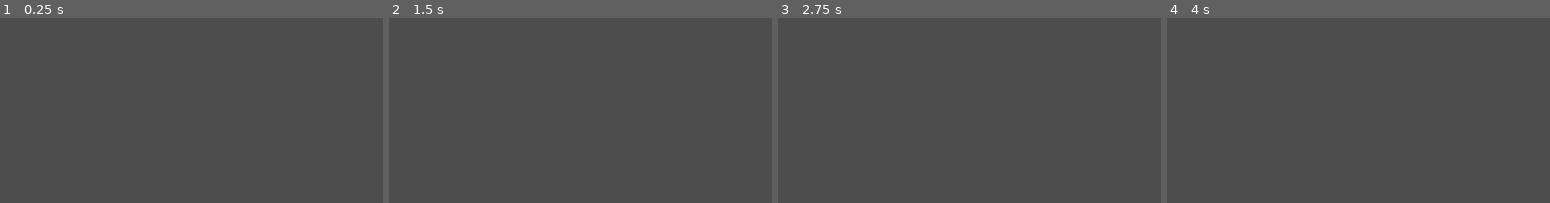
Above: before the commit, frames 1-4 (left to right).
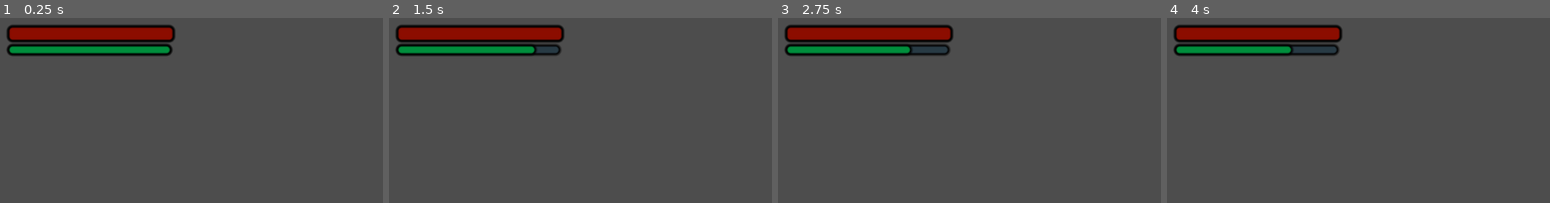
Above: after the commit, the same moments.

Repository: arek-e/brackeys-2024.2
Game: Godot game, scene res://scenes/main.tscn
Two runs of this game, one before a commit and one after it. Both use one fixed random seed, a clock stepped at 60 frames per second and the inputs below.
Inputs:
- Up to frame 1 (0.25 s): no input
- Up to frame 2 (1.5 s): tap Enter at 0.5 s; hold D (move_right) 0.53-1.28 s; hold Shift (sprint) 0.53-1.28 s; hold S (move_down) from 1.28 s (still down); tap Shift (sprint) at 1.35 s
- Up to frame 3 (2.75 s): tap Space at 2 s; release S (move_down) at 2.03 s; hold D (move_right) from 2.03 s (still down); hold Shift (sprint) from 2.03 s (still down)
- Up to frame 4 (4 s): tap Enter at 2.75 s; release D (move_right) at 2.78 s; release Shift (sprint) at 2.78 s; hold W (move_up) 2.78-3.53 s; tap Shift (sprint) at 2.85 s; tap Space at 3.5 s; hold A (move_left) from 3.53 s (still down); hold Shift (sprint) from 3.53 s (still down)
The pictures show only the part of the screen within x 0-50%, y 0-50%; the shares and areas given below are measured in that part.

The runs differ from the first frame. In frame 1, 7.0% of the frame differs, in the area x 1-46%, y 3-21%; in frame 2, 7.0%; in frame 3, 6.9%; in frame 4, 6.9%.

Commit message:
Health and stamina
Added a healthbar and staminabar.

Staminabar goes down if the user is sprinting and recharges if the user is not.

Diff:
--- a/scenes/main.tscn
+++ b/scenes/main.tscn
@@ -1,7 +1,59 @@
-[gd_scene load_steps=3 format=3 uid="uid://b866g0228k4gg"]
+[gd_scene load_steps=7 format=3 uid="uid://b866g0228k4gg"]
 
 [ext_resource type="PackedScene" uid="uid://bw1exsjdhgu1q" path="res://scenes/player.tscn" id="1_43mqe"]
 [ext_resource type="PackedScene" uid="uid://bqlx0n4p1klpy" path="res://scenes/ui.tscn" id="2_s88j6"]
+
+[sub_resource type="StyleBoxFlat" id="StyleBoxFlat_3xtrf"]
+bg_color = Color(0.155831, 0.227124, 0.268198, 1)
+border_width_left = 1
+border_width_top = 1
+border_width_right = 1
+border_width_bottom = 1
+border_color = Color(0, 0, 0, 1)
+border_blend = true
+corner_radius_top_left = 1
+corner_radius_top_right = 1
+corner_radius_bottom_right = 1
+corner_radius_bottom_left = 1
+
+[sub_resource type="StyleBoxFlat" id="StyleBoxFlat_clvgk"]
+bg_color = Color(0.548668, 0.0527638, 0, 1)
+border_width_left = 1
+border_width_top = 1
+border_width_right = 1
+border_width_bottom = 1
+border_color = Color(0, 0, 0, 1)
+border_blend = true
+corner_radius_top_left = 1
+corner_radius_top_right = 1
+corner_radius_bottom_right = 1
+corner_radius_bottom_left = 1
+
+[sub_resource type="StyleBoxFlat" id="StyleBoxFlat_td7ce"]
+bg_color = Color(0.156863, 0.227451, 0.266667, 1)
+border_width_left = 1
+border_width_top = 1
+border_width_right = 1
+border_width_bottom = 1
+border_color = Color(0, 0, 0, 1)
+border_blend = true
+corner_radius_top_left = 1
+corner_radius_top_right = 1
+corner_radius_bottom_right = 1
+corner_radius_bottom_left = 1
+
+[sub_resource type="StyleBoxFlat" id="StyleBoxFlat_ghs5y"]
+bg_color = Color(0, 0.557978, 0.234087, 1)
+border_width_left = 1
+border_width_top = 1
+border_width_right = 1
+border_width_bottom = 1
+border_color = Color(0, 0, 0, 1)
+border_blend = true
+corner_radius_top_left = 1
+corner_radius_top_right = 1
+corner_radius_bottom_right = 1
+corner_radius_bottom_left = 1
 
 [node name="Main" type="Node2D"]
 
@@ -12,3 +64,23 @@
 position_smoothing_enabled = true
 
 [node name="UI" parent="." instance=ExtResource("2_s88j6")]
+
+[node name="Healthbar" type="ProgressBar" parent="."]
+offset_left = -138.0
+offset_top = -76.0
+offset_right = -76.0
+offset_bottom = -70.0
+theme_override_styles/background = SubResource("StyleBoxFlat_3xtrf")
+theme_override_styles/fill = SubResource("StyleBoxFlat_clvgk")
+value = 100.0
+show_percentage = false
+
+[node name="Staminabar" type="ProgressBar" parent="."]
+offset_left = -138.0
+offset_top = -69.0
+offset_right = -77.0
+offset_bottom = -65.0
+theme_override_styles/background = SubResource("StyleBoxFlat_td7ce")
+theme_override_styles/fill = SubResource("StyleBoxFlat_ghs5y")
+value = 100.0
+show_percentage = false
--- a/scenes/player.tscn
+++ b/scenes/player.tscn
@@ -212,10 +212,6 @@
 
 [node name="Player" type="CharacterBody2D"]
 script = ExtResource("1_gif6u")
-SPEED = null
-SPRINT_SPEED = null
-ACCELERATION = null
-BREAK_FORCE = null
 
 [node name="AnimatedSprite2D" type="AnimatedSprite2D" parent="."]
 sprite_frames = SubResource("SpriteFrames_y15en")
--- a/scenes/world_clock.tscn
+++ b/scenes/world_clock.tscn
@@ -1,8 +1,21 @@
-[gd_scene load_steps=3 format=3 uid="uid://e8in385n3g83"]
+[gd_scene load_steps=4 format=3 uid="uid://e8in385n3g83"]
 
 [ext_resource type="Script" path="res://scripts/world_clock.gd" id="1_qbn0d"]
 
+[sub_resource type="FontFile" id="FontFile_46e1c"]
+cache/0/32/0/ascent = 0.0
+cache/0/32/0/descent = 0.0
+cache/0/32/0/underline_position = 0.0
+cache/0/32/0/underline_thickness = 0.0
+cache/0/32/0/scale = 1.0
+cache/0/16/0/ascent = 0.0
+cache/0/16/0/descent = 0.0
+cache/0/16/0/underline_position = 0.0
+cache/0/16/0/underline_thickness = 0.0
+cache/0/16/0/scale = 1.0
+
 [sub_resource type="LabelSettings" id="LabelSettings_q1i7h"]
+font = SubResource("FontFile_46e1c")
 font_size = 32
 
 [node name="world_clock_control" type="Control"]
--- a/scripts/player.gd
+++ b/scripts/player.gd
@@ -1,16 +1,53 @@
 extends CharacterBody2D
-
 
 @export var SPEED: float = 150.0
 @export var SPRINT_SPEED: float = 300.0
 @export var ACCELERATION: float = 2.0
 @export var BREAK_FORCE: float = 5.0
+@export var STAMINA_REGEN_RATE: float = 10.0  # Stamina per second to regen
+@export var STAMINA_DRAIN_RATE: float = 20.0  # Stamina drain per second when sprinting
 
 @onready var animated_sprite: AnimatedSprite2D = $AnimatedSprite2D
-
+@onready var healthbar: ProgressBar = $"../Healthbar"
+@onready var staminabar: ProgressBar = $"../Staminabar"
 
 var input: Vector2
 var last_input_direction: Vector2 = Vector2.RIGHT # Default to facing right
+var hp: int = 100
+var stamina: float = 100.0
+var idle_timer: float = 0.0
+var is_idle: bool = false
+
+func stamina_ready():
+	staminabar.max_value = 100
+	staminabar.min_value = 0
+	staminabar.value = stamina
+
+func hp_ready():
+	healthbar.max_value = 100
+	healthbar.value = hp
+
+func on_stamina_usage(amount: float) -> void:
+	stamina -= amount
+	if stamina < 0:
+		stamina = 0
+	staminabar.value = stamina
+
+func on_stamina_regen(amount: float) -> void:
+	stamina += amount
+	if stamina > 100:
+		stamina = 100
+	staminabar.value = stamina
+
+func on_hp_subtract(damage: int) -> void:
+	hp -= damage
+	healthbar.value = hp
+	if(hp <= 0):
+		game_over()
+
+func game_over() -> void:
+	print("Restarting game...")
+	get_tree().reload_current_scene()
 
 func get_input() -> Vector2:
 	input.x = Input.get_action_strength("move_right") - Input.get_action_strength("move_left")
@@ -19,11 +56,20 @@
 
 func _process(delta: float) -> void:
 	var player_input: Vector2 = get_input()
+	var current_speed = SPEED
 
-	# Determine the speed based on whether the sprint button is pressed
-	var current_speed = SPEED
-	if Input.is_action_pressed("sprint"):
+	# Handle sprinting and stamina
+	if Input.is_action_pressed("sprint") and stamina > 0:
 		current_speed = SPRINT_SPEED
+		on_stamina_usage(STAMINA_DRAIN_RATE * delta)
+	else:
+		if !Input.is_action_pressed("sprint"):
+				on_stamina_regen(STAMINA_REGEN_RATE * delta)
+		else:
+			idle_timer = 0.0
+
+	# Check if the player is idle
+	is_idle = player_input.length() == 0
 
 	# If player gives input, update the last input direction
 	if player_input.length() > 0:
